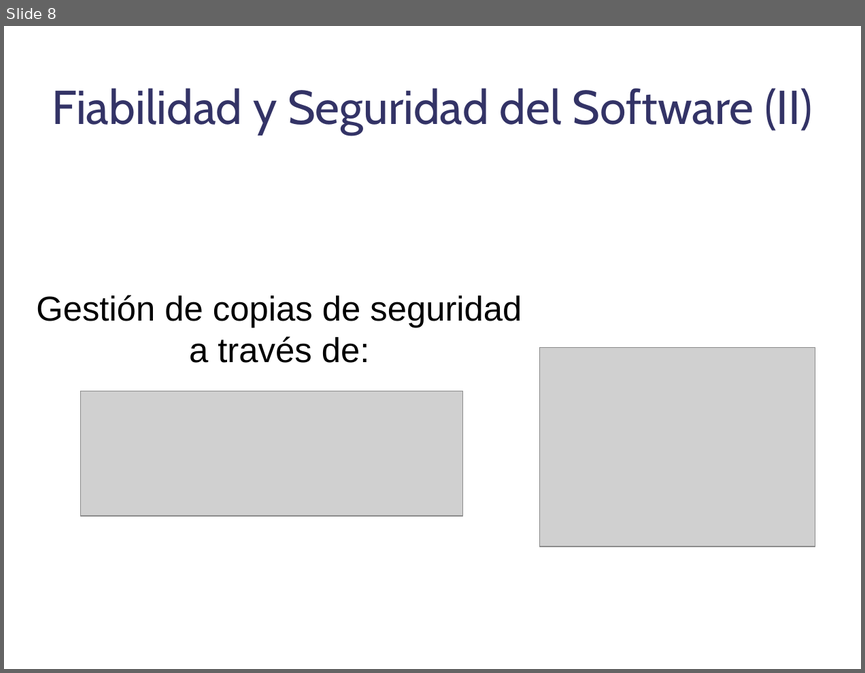
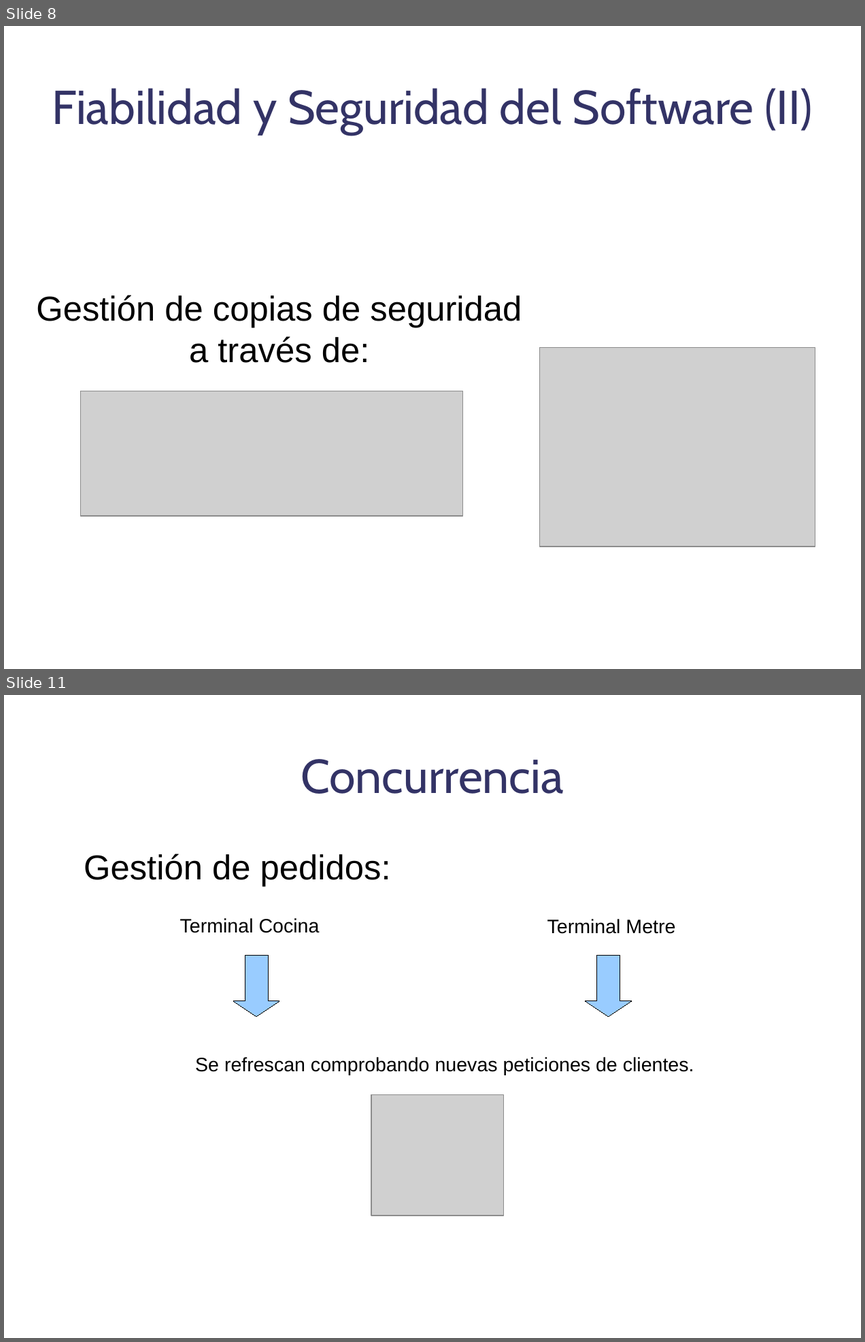
Before and after one commit to danoco78/touchteam, a slide deck: 3_iteracion/Planificacion/Presentacion Final.odp. Shown one above the other, each under a label of ours: slide 8 before the commit, slides 8 and 11 after it; the slides between them are not shown. The pictures are 865x673 and 865x1342 pixels, drawn with LibreOffice and Linux fonts; fonts in the diff are those of the drawing; grey boxes stand for pictures; background and template pictures are left out. Boxes give left, top, right and bottom in pixels: in the first picture for what was removed or moved away, otherwise in the second. Text is boxed around its words. In the diff, an @@ line names an element or a change of style, - is before the commit and + after.

```diff
--- a/3_iteracion/Planificacion/Presentacion Final.odp
+++ b/3_iteracion/Planificacion/Presentacion Final.odp
@@ slide 11 added at [4,695,861,1338], background picture (left out) @@
@@ title added at [300,759,564,794], 44 pt, text #333366 @@
+Concurrencia
@@ text added at [84,853,391,887], 32 pt, text #000000 @@
+Gestión de pedidos:
@@ text added at [180,918,320,933], 18 pt, text #000000 @@
+Terminal Cocina
@@ text added at [547,919,675,934], 18 pt, text #000000 @@
+Terminal Metre
@@ down arrow added at [233,955,279,1017], fill #99CCFF, outline #000000 0 pt @@
@@ down arrow added at [585,955,632,1017], fill #99CCFF, outline #000000 0 pt @@
@@ text added at [195,1057,694,1075], 18 pt, text #000000 @@
+Se refrescan comprobando nuevas peticiones de clientes.
@@ picture added at [371,1095,503,1215] @@
```
Also in this commit, not shown: 6 other slides added.
